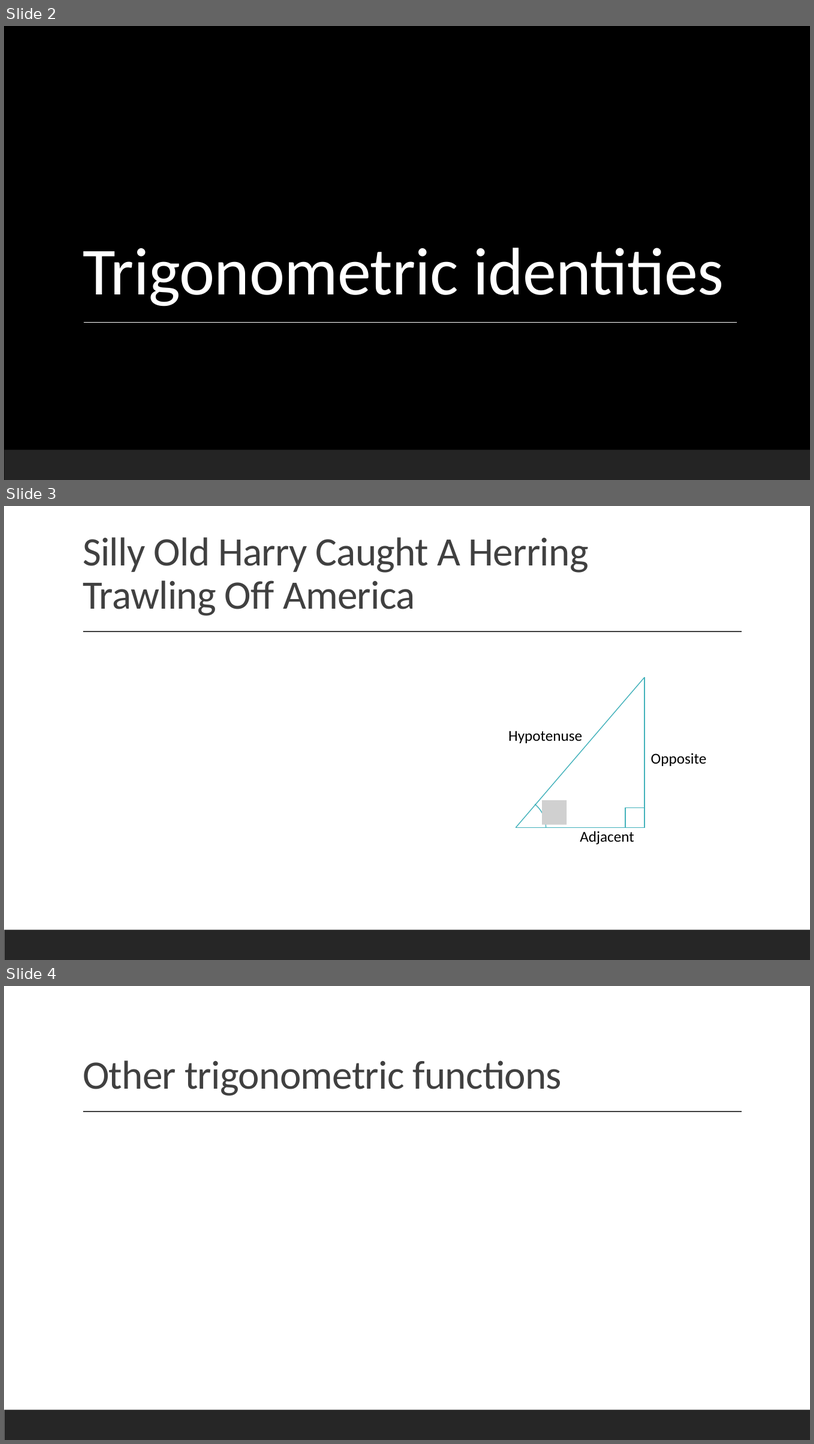
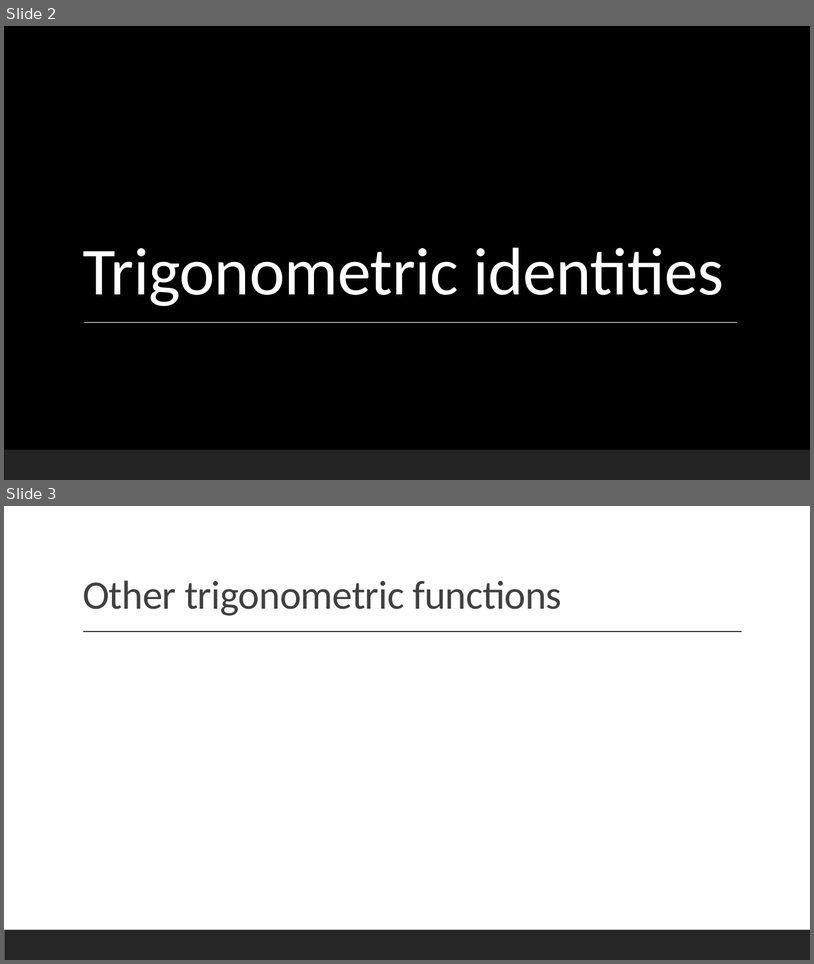
Before and after one commit to Falmouth-Games-Academy/bsc-course-materials, a slide deck: COMP270/04/2020-21-COMP270-04-lecture-materials.pptx. Shown one above the other, each under a label of ours: slides 2, 3 and 4 before the commit, slides 2 and 3 after it. The pictures are 814x1444 and 814x964 pixels, drawn with LibreOffice and Linux fonts; fonts in the diff are those of the drawing; grey boxes stand for pictures; background and template pictures are left out. Boxes give left, top, right and bottom in pixels: in the first picture for what was removed or moved away, otherwise in the second. Text is boxed around its words. In the diff, an @@ line names an element or a change of style, - is before the commit and + after.

```diff
--- a/COMP270/04/2020-21-COMP270-04-lecture-materials.pptx
+++ b/COMP270/04/2020-21-COMP270-04-lecture-materials.pptx
@@ slide 3 removed at [4,506,810,960], background #FFFFFF; not listed: 2 template elements that a slide beside it also shows @@
@@ title removed at [83,537,589,616] @@
-Silly Old Harry Caught A Herring
-Trawling Off America
@@ line removed from (516, 827) to (645, 677) @@
@@ line removed from (645, 677) to (645, 827) @@
@@ text removed at [509,730,582,743] @@
-Hypotenuse
@@ text removed at [651,753,707,766] @@
-Opposite
@@ arc (boxed as its full ellipse) removed at [486,797,546,858] @@
@@ picture removed at [542,800,567,824] @@
@@ rectangle removed at [626,808,645,828] @@
@@ line removed from (516, 827) to (645, 827) @@
@@ text removed at [580,831,634,844] @@
-Adjacent
@@ what was slide 4 is now slide 3 @@
```
Also in this commit, not shown: 21 other files.
